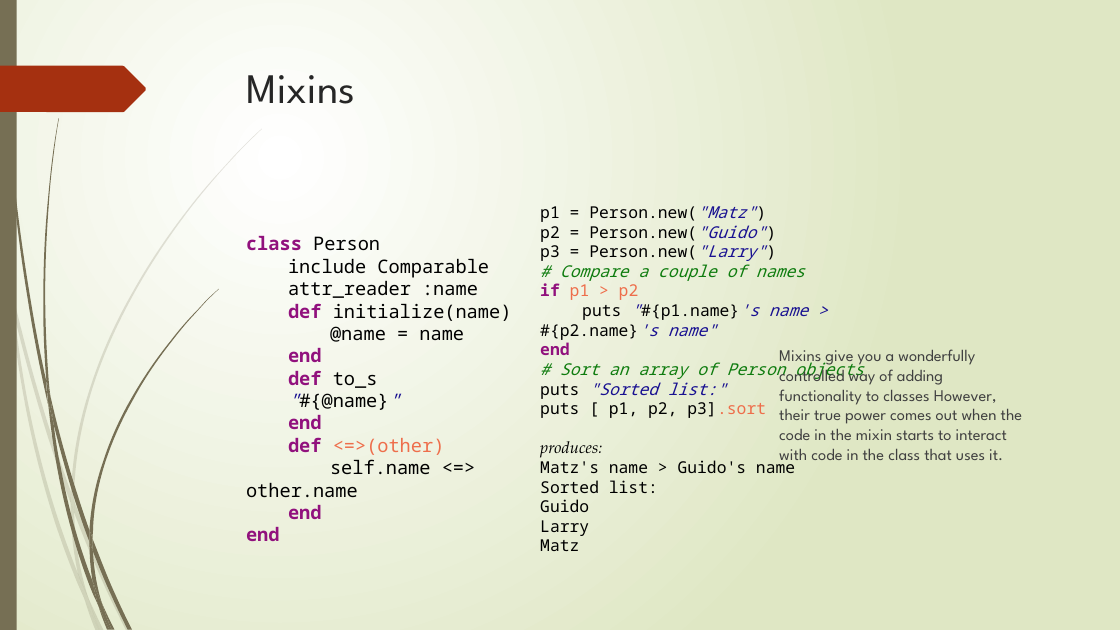
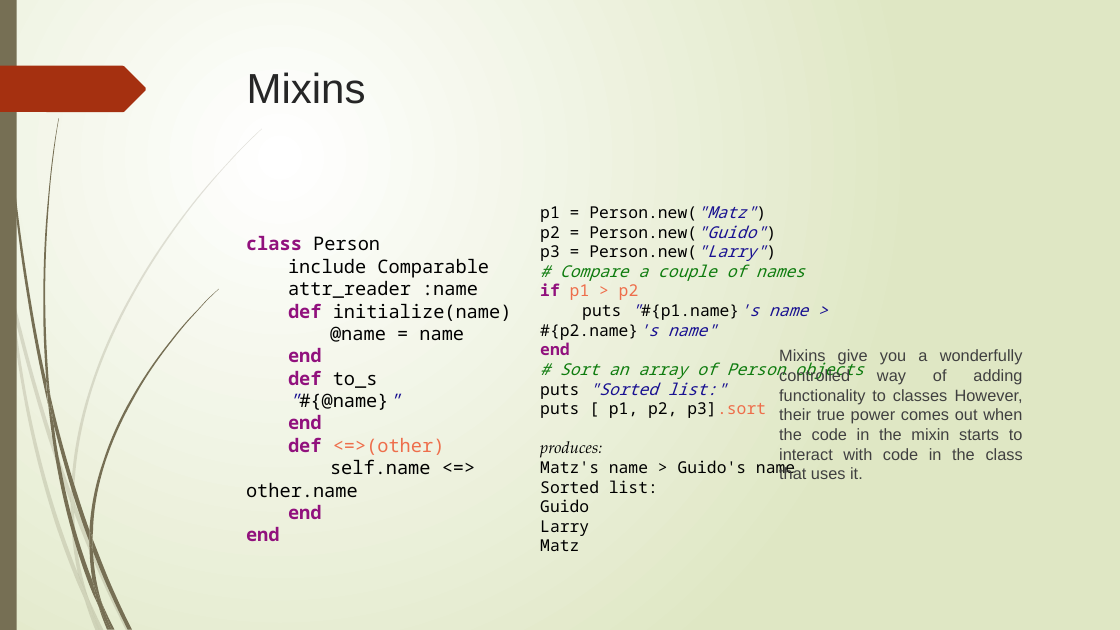
Before and after one commit to angelmoralesb/Fedesoft, a slide deck: slide 28 of ProyectoRuby/Libros/PresentacionRuby.pptx. Drawn at 1120x630 pixels with LibreOffice and Linux fonts; fonts in the diff are those of the drawing. Boxes give left, top, right and bottom in pixels: in the first picture for what was removed or moved away, otherwise in the second. Text is boxed around its words. In the diff, an @@ line names an element or a change of style, - is before the commit and + after.

```diff
--- a/ProyectoRuby/Libros/PresentacionRuby.pptx
+++ b/ProyectoRuby/Libros/PresentacionRuby.pptx
@@ title "Mixins" at box(247, 72, 366, 104): font League Spartan to Arial @@
@@ text "Mixins give you a wonderfully ..." at box(779, 349, 1023, 479): font League Spartan to Arial; alignment left to justified @@
```
Also in this commit, not shown: 52 other slides changed, 4 other files.
